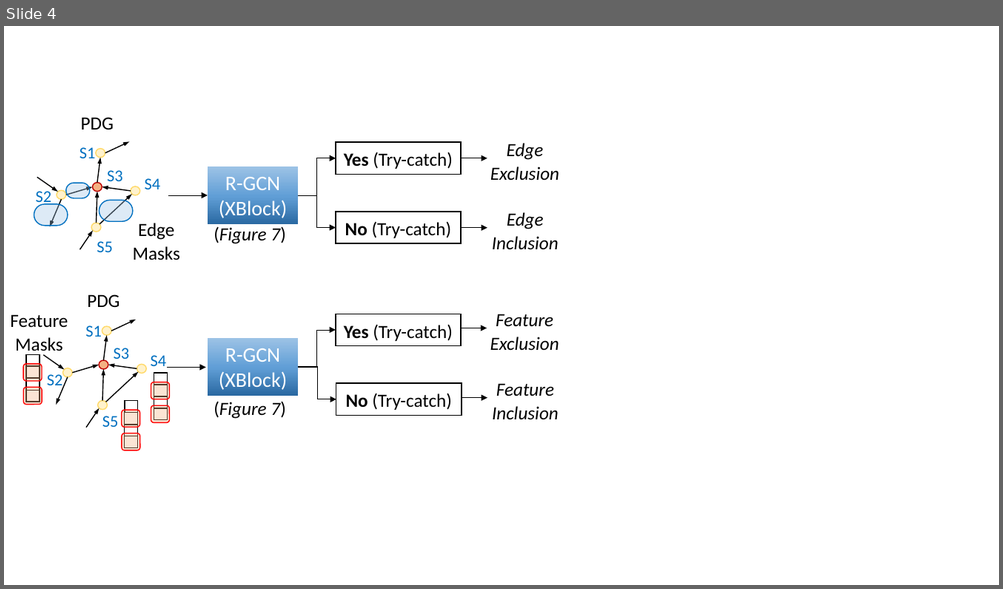
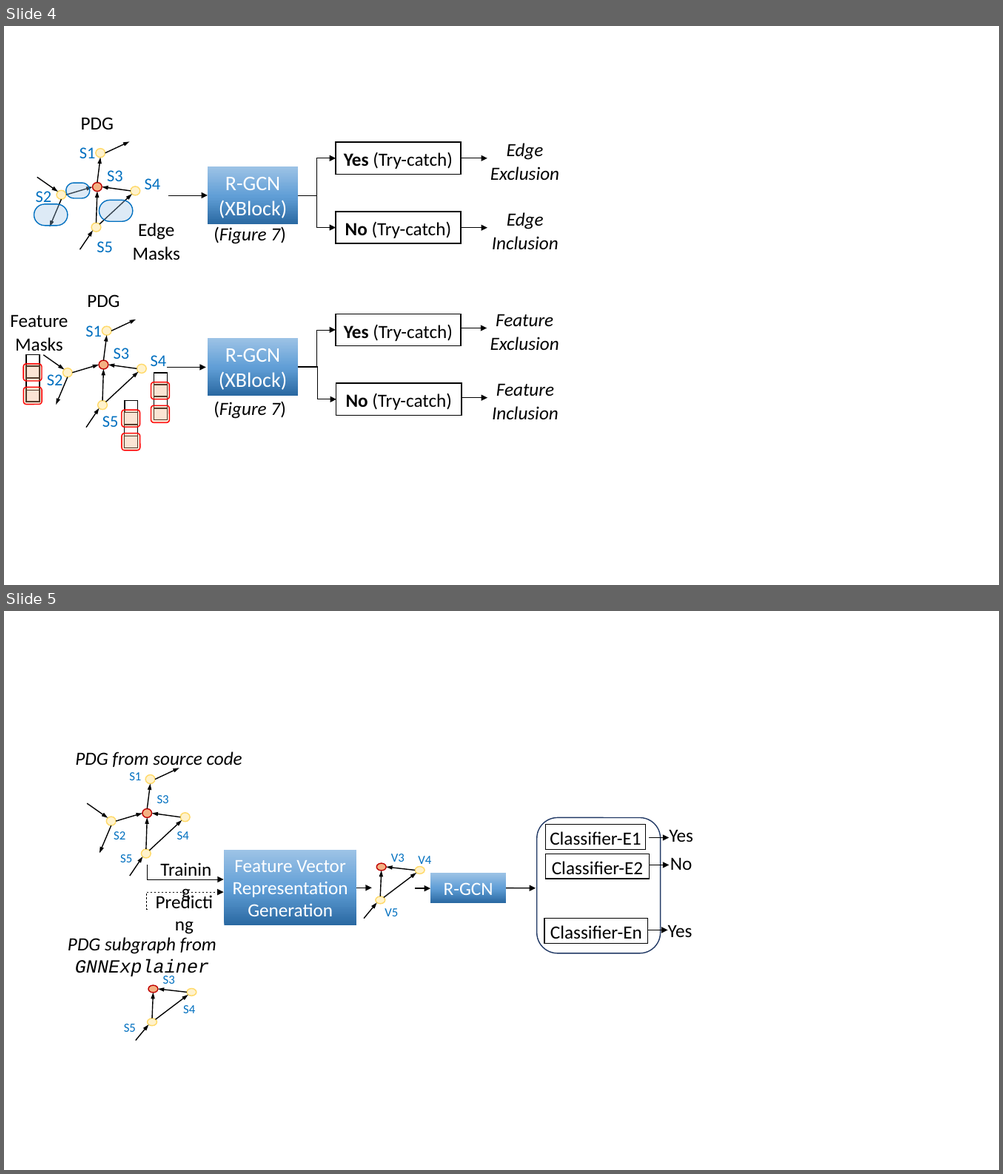
Before and after one commit to tien-n-nguyen/exception, a slide deck: figures.pptx. Shown one above the other, each under a label of ours: slide 4 before the commit, slides 4 and 5 after it. The pictures are 1003x589 and 1003x1174 pixels, drawn with LibreOffice and Linux fonts; fonts in the diff are those of the drawing. Boxes give left, top, right and bottom in pixels: in the first picture for what was removed or moved away, otherwise in the second. Text is boxed around its words. In the diff, an @@ line names an element or a change of style, - is before the commit and + after.

```diff
--- a/figures.pptx
+++ b/figures.pptx
@@ slide 5 added at (x1=4, y1=611, x2=999, y2=1170), background #FFFFFF @@
@@ text added at (x1=75, y1=752, x2=242, y2=770), 18 pt, text #000000, italic @@
+PDG from source code
@@ rounded rectangle added at (x1=537, y1=817, x2=660, y2=954), outline #203864 1 pt @@
@@ rounded rectangle added at (x1=546, y1=825, x2=646, y2=850), outline #000000 1 pt, 18 pt, text #000000 @@
+Classifier-E1
@@ text added at (x1=669, y1=829, x2=693, y2=843), 18 pt, text #000000 @@
+Yes
@@ group added at (x1=87, y1=769, x2=190, y2=876): 9 arrows, 5 ellipses, 5 texts @@
+S1
+S2
+S3
+S4
+S5
@@ rectangle added at (x1=224, y1=851, x2=356, y2=925), fill gradient #2A69A2 to #609ED6 to #9DC3E6, 18 pt, text #FFFFFF @@
+Feature Vector Representation Generation
@@ rounded rectangle added at (x1=546, y1=854, x2=649, y2=879), outline #000000 1 pt, 18 pt, text #000000 @@
+Classifier-E2
@@ arrow added from (649, 838) to (669, 838), #000000 1 pt @@
@@ rectangle added at (x1=430, y1=873, x2=506, y2=903), fill gradient #2A69A2 to #609ED6 to #9DC3E6, 18 pt, text #FFFFFF @@
+R-GCN
@@ arrow added from (649, 866) to (669, 866), #000000 1 pt @@
@@ text added at (x1=670, y1=857, x2=692, y2=870), 18 pt, text #000000 @@
+No
@@ group added at (x1=144, y1=854, x2=225, y2=916): 2 texts, 2 elbow arrows @@
+Training
+Predicting
@@ arrow added from (356, 888) to (372, 888), #000000 1 pt @@
@@ arrow added from (415, 889) to (430, 889), #000000 1 pt @@
@@ arrow added from (506, 889) to (535, 889), #000000 1 pt @@
@@ group added at (x1=364, y1=854, x2=431, y2=918): 4 arrows, 3 ellipses, 3 texts @@
+V3
+V4
+V5
@@ rounded rectangle added at (x1=544, y1=918, x2=647, y2=943), outline #000000 1 pt, 18 pt, text #000000 @@
+Classifier-En
@@ text added at (x1=68, y1=937, x2=216, y2=980), 18 pt, text #000000, italic @@
+PDG subgraph from GNNExplainer
@@ arrow added from (648, 931) to (667, 931), #000000 1 pt @@
@@ text added at (x1=668, y1=925, x2=692, y2=938), 18 pt, text #000000 @@
+Yes
@@ group added at (x1=124, y1=976, x2=196, y2=1041): 4 arrows, 3 ellipses, 3 texts @@
+S3
+S4
+S5
```
Also in this commit, not shown: 3 other files.
